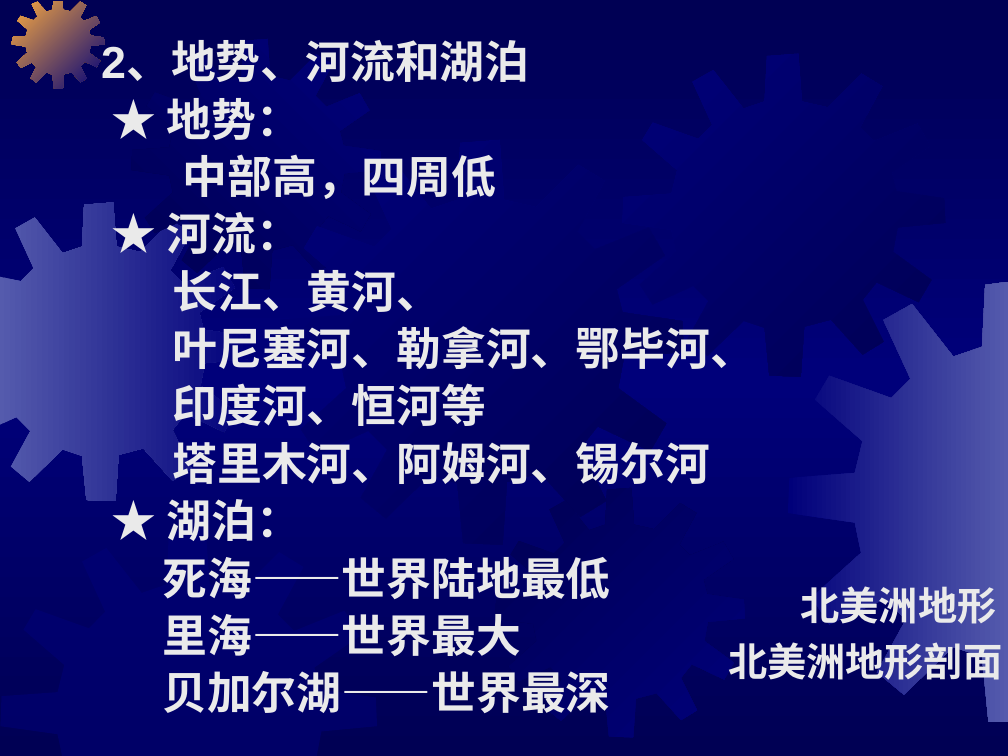
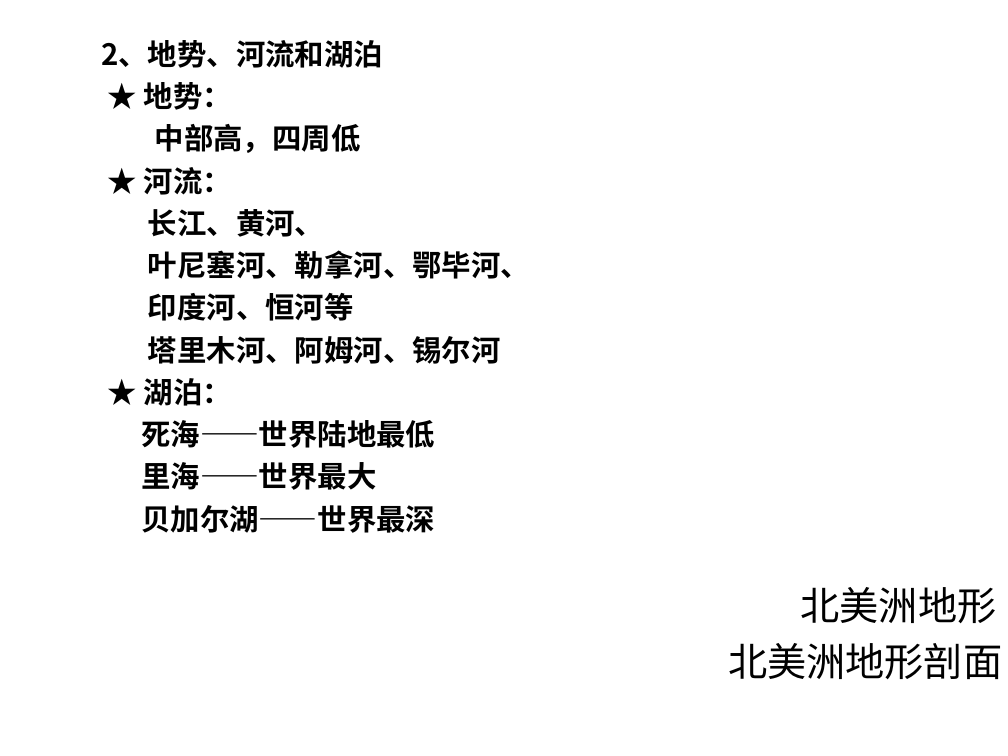
Before and after one commit to CCR-Studio/CCR-Studio.github.io, a slide deck: slide 4 of down/geography/第二节自然环境.pptx. Drawn at 1008x756 pixels with LibreOffice and Linux fonts; fonts in the diff are those of the drawing; background and template pictures are left out. Boxes give left, top, right and bottom in pixels: in the first picture for what was removed or moved away, otherwise in the second. Text is boxed around its words. In the diff, an @@ line names an element or a change of style, - is before the commit and + after.

```diff
--- a/down/geography/第二节自然环境.pptx
+++ b/down/geography/第二节自然环境.pptx
@@ background gradient #000054 to #00007A to #FFFFFF @@
@@ freeform shape removed at [12,2,105,89] @@
@@ text "2、地势、河流和湖泊" at [101,40,530,533]: size 32 to 21 pt, font Arial to Noto Sans CJK SC, text colour #EAEAEA to #000000; more space between paragraphs @@
@@ freeform shape removed at [131,39,381,289] @@
@@ freeform shape removed at [623,53,946,376] @@
@@ freeform shape removed at [279,140,683,545] @@
@@ freeform shape removed at [0,203,249,501] @@
@@ freeform shape removed at [788,282,1008,723] @@
@@ freeform shape removed at [495,488,745,738] @@
@@ freeform shape removed at [0,529,377,756] @@
@@ text "北美洲地形" at [801,587,997,623]: font Arial Narrow to Noto Sans CJK SC, text colour #EAEAEA to #000000, bold off @@
@@ text "北美洲地形剖面" at [728,643,1002,679]: font Arial Narrow to Noto Sans CJK SC, text colour #EAEAEA to #000000, bold off @@
```
Also in this commit, not shown: 14 other slides changed, 2 other files.
